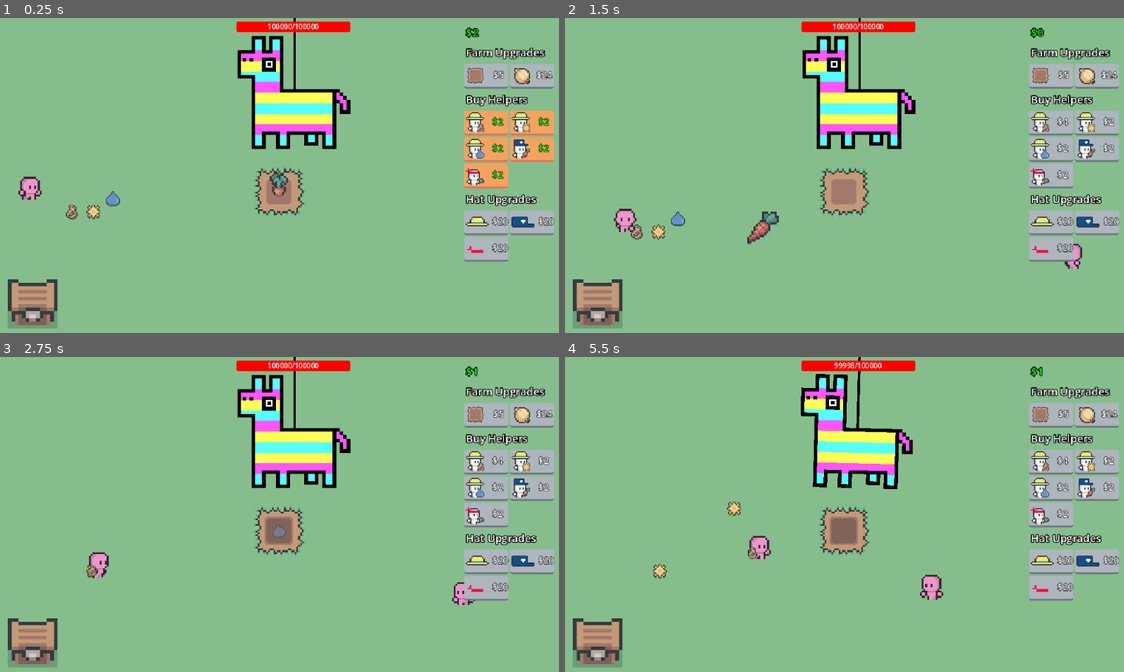
Above: before the commit, frames 1-4 (two rows, left to right).
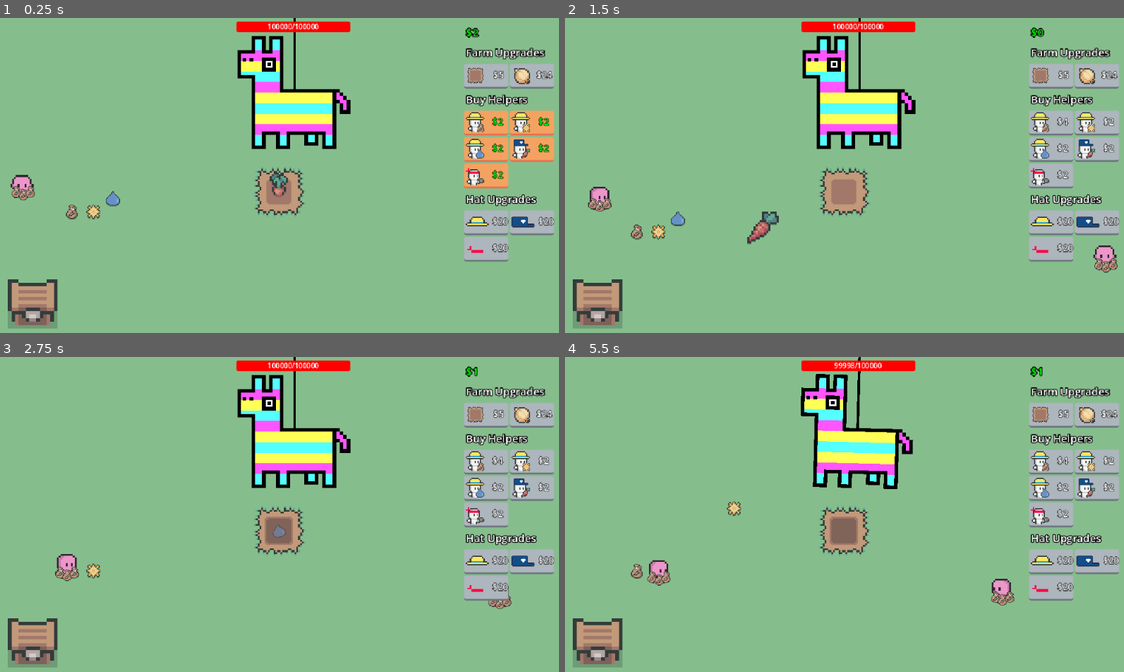
Above: after the commit, the same moments.

Repository: eric-marsh/farminata
Game: Godot game, scene res://scene/scene_switcher.tscn
The game is run twice, just before and just after one commit, with the same random seed, the same clock (stepped at 60 frames per second) and the same inputs. Sound files missing from this copy of the repository are replaced by a short silence.
Inputs (mouse positions are in pixels of both pictures, inside the frame that each line leads up to):
- Up to frame 1 (0.25 s): no input
- Up to frame 2 (1.5 s): click "$2" at 0.5 s; drag from (844, 191) to (598, 301) at 1.27 s
- Up to frame 3 (2.75 s): drag from (111, 558) to (279, 530) at 2.02 s
- Up to frame 4 (5.5 s): move the mouse to (660, 571) at 2.77 s; tap Mouse wheel down (SCROLL_DOWN) at 2.85 s; click (660, 571) at 2.92 s; drag from (827, 432) to (598, 640) at 3.52 s; drag from (889, 429) to (872, 514) at 4.27 s; drag from (676, 467) to (827, 429) at 5.02 s

The runs differ from the first frame. In frame 1, 0.3% of the frame differs, in the area x 1-8%, y 49-58%; in frame 2, 0.9%; in frame 3, 0.8%; in frame 4, 1.2%, in the area x 11-81%, y 56-79%.
Error after the commit: Invalid assignment of property or key 'texture' with value of type 'CompressedTexture2D' on a base object of type 'Node2D'. (res://script/helper/helper.gd:253)

Commit message:
trying to fix held images

Diff:
--- a/scene/helper/helper.tscn
+++ b/scene/helper/helper.tscn
@@ -215,18 +215,22 @@
 sprite_frames = SubResource("SpriteFrames_6kp2c")
 animation = &"walk_right"
 
-[node name="HeldItem" type="Sprite2D" parent="."]
-visible = false
+[node name="HeldItem" type="Node2D" parent="."]
 position = Vector2(-6, 7)
 scale = Vector2(0.8, 0.8)
+
+[node name="HeldItem1" type="Sprite2D" parent="HeldItem"]
+position = Vector2(1.43051e-06, -9.53674e-07)
+scale = Vector2(1, 1)
 texture = ExtResource("3_eoi31")
 
 [node name="HeldItem2" type="Sprite2D" parent="HeldItem"]
+position = Vector2(10, 3.75)
+scale = Vector2(1, 1)
+texture = ExtResource("3_eoi31")
+
+[node name="HeldItem3" type="Sprite2D" parent="HeldItem"]
 position = Vector2(20, -1.43051e-06)
-texture = ExtResource("3_eoi31")
-
-[node name="HeldItem3" type="Sprite2D" parent="HeldItem"]
-position = Vector2(10, 3.75)
 texture = ExtResource("3_eoi31")
 
 [node name="StateLabel" type="Label" parent="."]
--- a/script/helper/helper.gd
+++ b/script/helper/helper.gd
@@ -108,11 +108,18 @@
 	else:
 		on_idle()
 
+
+var has_checked_for_tasks = false
 func set_state(s: Enum.Helper_State) -> void:
 	state = s
 	match(state):
 		Enum.Helper_State.Idle:
-			check_for_tasks_to_do()
+			if !has_checked_for_tasks:
+				has_checked_for_tasks = true
+				Util.quick_timer(self, 1.0, func():
+					check_for_tasks_to_do()
+					has_checked_for_tasks = false
+				)
 		Enum.Helper_State.Wander:
 			target_pos = Util.random_visible_position()
 		Enum.Helper_State.Get_Item:
@@ -183,6 +190,7 @@
 			for d in held_droppables:
 				if Globals.PlotGrid and target_plot and !Globals.PlotGrid.does_plot_need_droppable(d, target_plot):
 					continue
+
 				$HeldItem.visible = false
 				var appliedDrop = DropUtil.spawn_droppable(d.drop_type, target_pos, Vector2.ZERO)
 				appliedDrop.start_static = true
@@ -196,6 +204,7 @@
 					i += 1
 				d.delete()
 				set_state(Enum.Helper_State.Idle)
+				return
 				pass
 		Enum.Helper_State.Pluck_Crop:
 			target_plot.pluck_crop()
@@ -250,16 +259,22 @@
 
 	var size = held_droppables.size()
 
-	$HeldItem.visible = size > 0
-	$HeldItem.texture = held_droppables[0].get_node("Sprite2D").texture if size > 0 else null
+	$HeldItem/HeldItem1.visible = size > 0
+	$HeldItem/HeldItem1.texture = held_droppables[0].get_node("Sprite2D").texture if size > 0 else null
+	held_droppable_1_type = held_droppables[0].drop_type
 
 	$HeldItem/HeldItem2.visible = size > 1
 	$HeldItem/HeldItem2.texture = held_droppables[1].get_node("Sprite2D").texture if size > 1 else null
+	held_droppable_1_type = held_droppables[1].drop_type
 
 	$HeldItem/HeldItem3.visible = size > 2
 	$HeldItem/HeldItem3.texture = held_droppables[2].get_node("Sprite2D").texture if size > 2 else null
-
-
+	held_droppable_1_type = held_droppables[2].drop_type
+
+
+var held_droppable_1_type: Enum.Drop_Type
+var held_droppable_2_type: Enum.Drop_Type
+var held_droppable_3_type: Enum.Drop_Type
 
 
 func move_to_target() -> bool:
